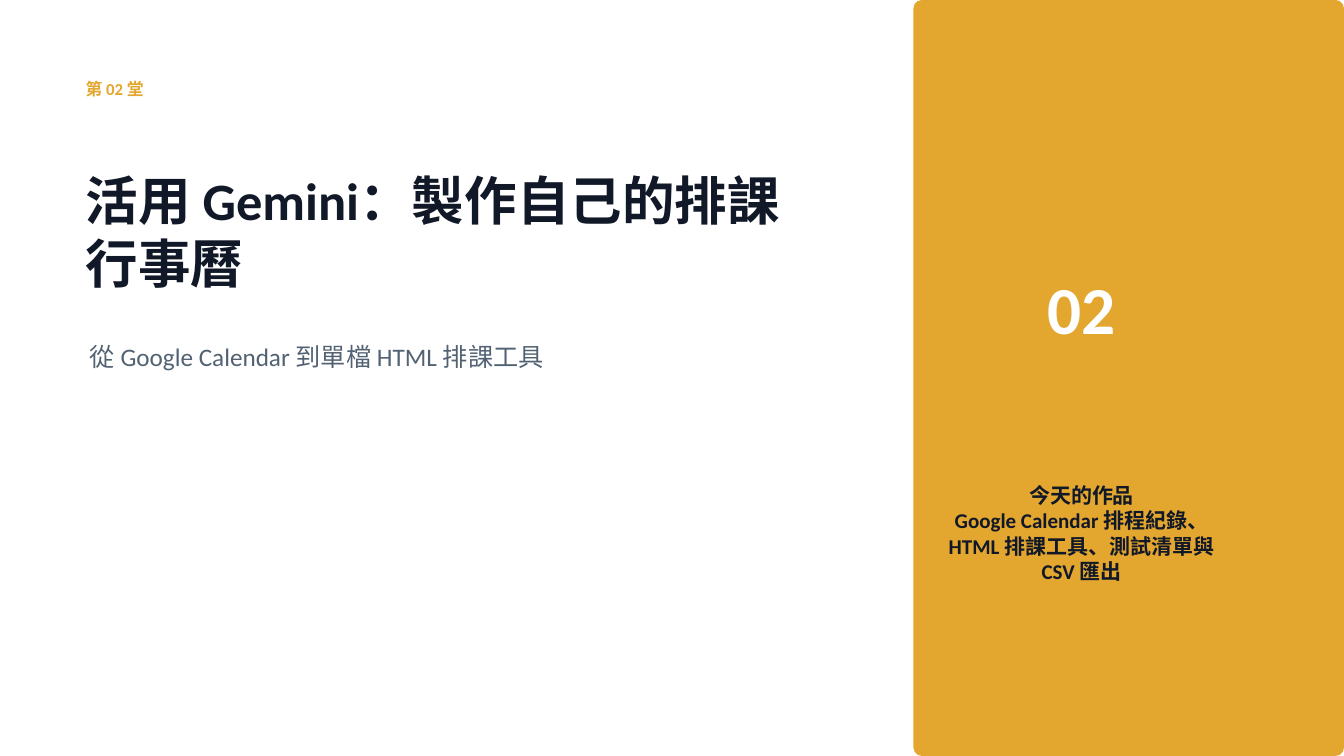
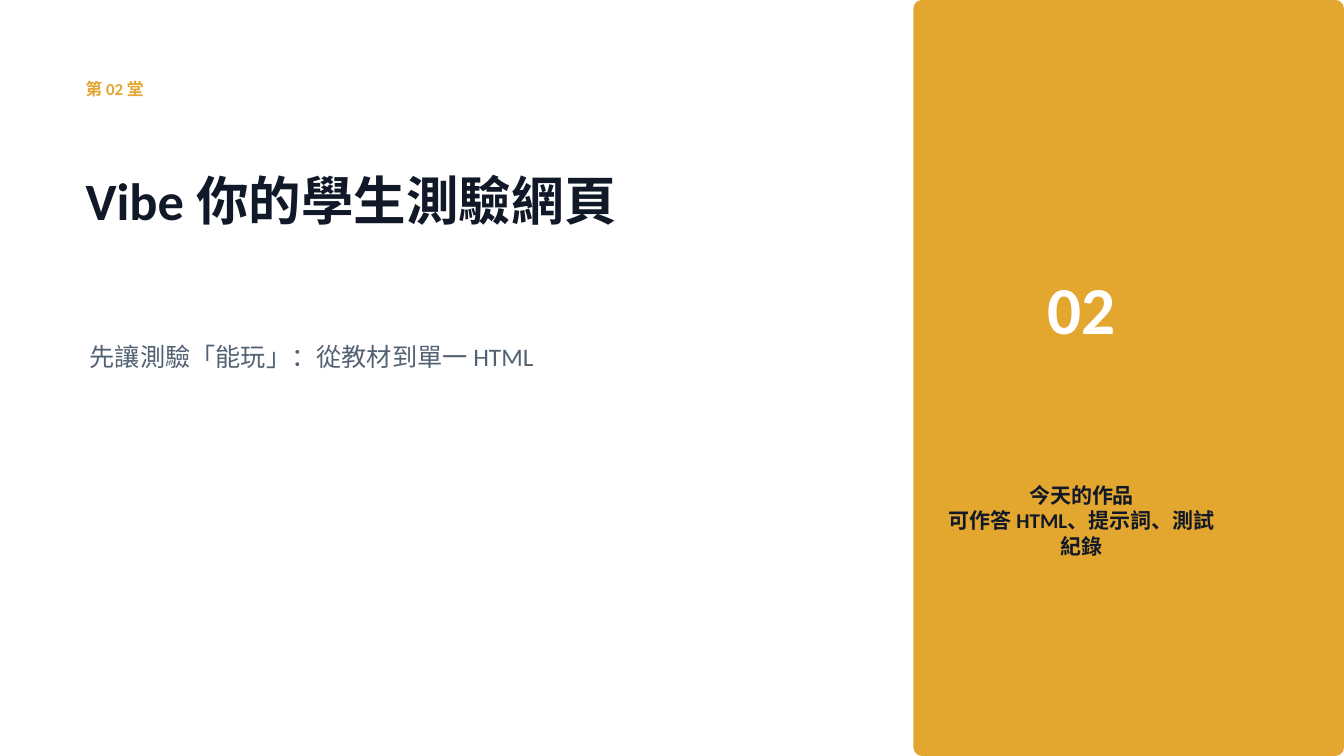
Before and after one commit to Calumai/calumai.com, a slide deck: slide 1 of class/ppt/lesson-02.pptx. Drawn at 1344x756 pixels with LibreOffice and Linux fonts; fonts in the diff are those of the drawing. Boxes give left, top, right and bottom in pixels: in the first picture for what was removed or moved away, otherwise in the second. Text is boxed around its words. In the diff, an @@ line names an element or a change of style, - is before the commit and + after.

```diff
--- a/class/ppt/lesson-02.pptx
+++ b/class/ppt/lesson-02.pptx
@@ text at (x1=86, y1=175, x2=616, y2=225): text changed @@
-活用 Gemini：製作自己的排課行事曆
+Vibe 你的學生測驗網頁
@@ text at (x1=90, y1=344, x2=533, y2=368): text changed @@
-從 Google Calendar 到單檔 HTML 排課工具
+先讓測驗「能玩」：從教材到單一 HTML
@@ text at (x1=949, y1=510, x2=1214, y2=556): text changed @@
-Google Calendar 排程紀錄、HTML 排課工具、測試清單與 CSV 匯出
+可作答 HTML、提示詞、測試紀錄
```
Also in this commit, not shown: 6 other slides changed, 5 slides added, 1 slide removed, 48 other files.
